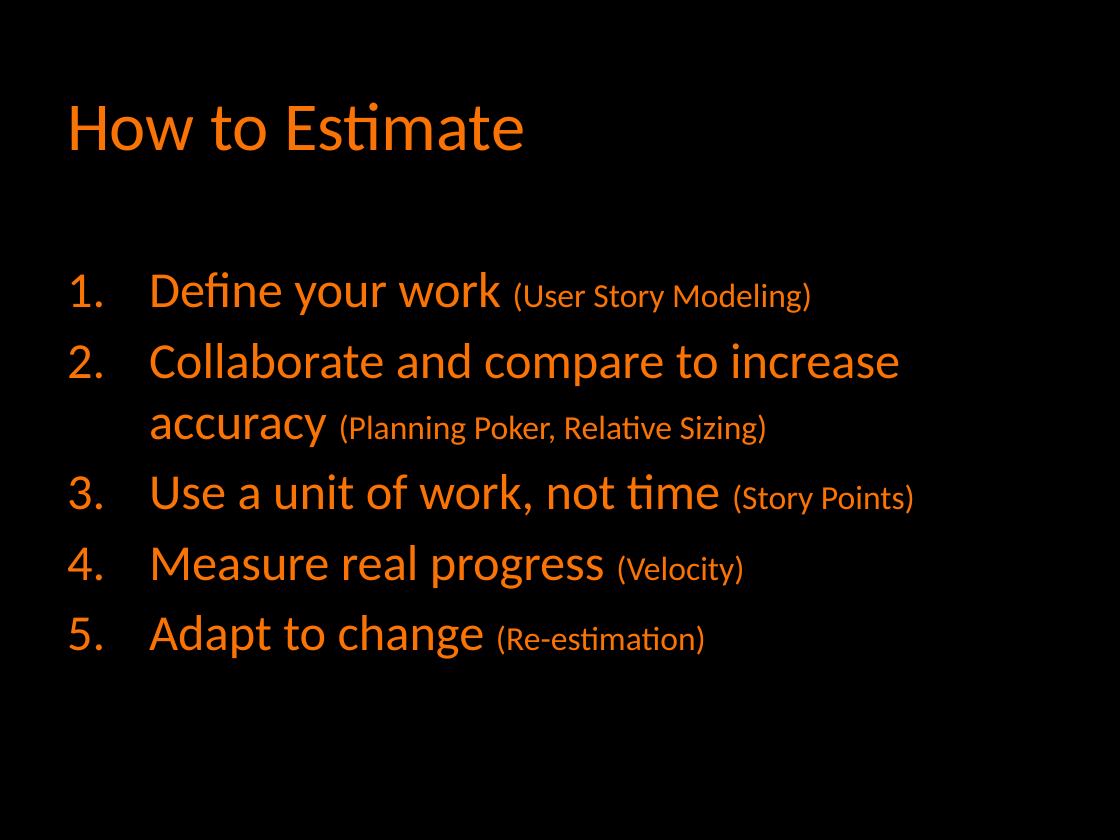
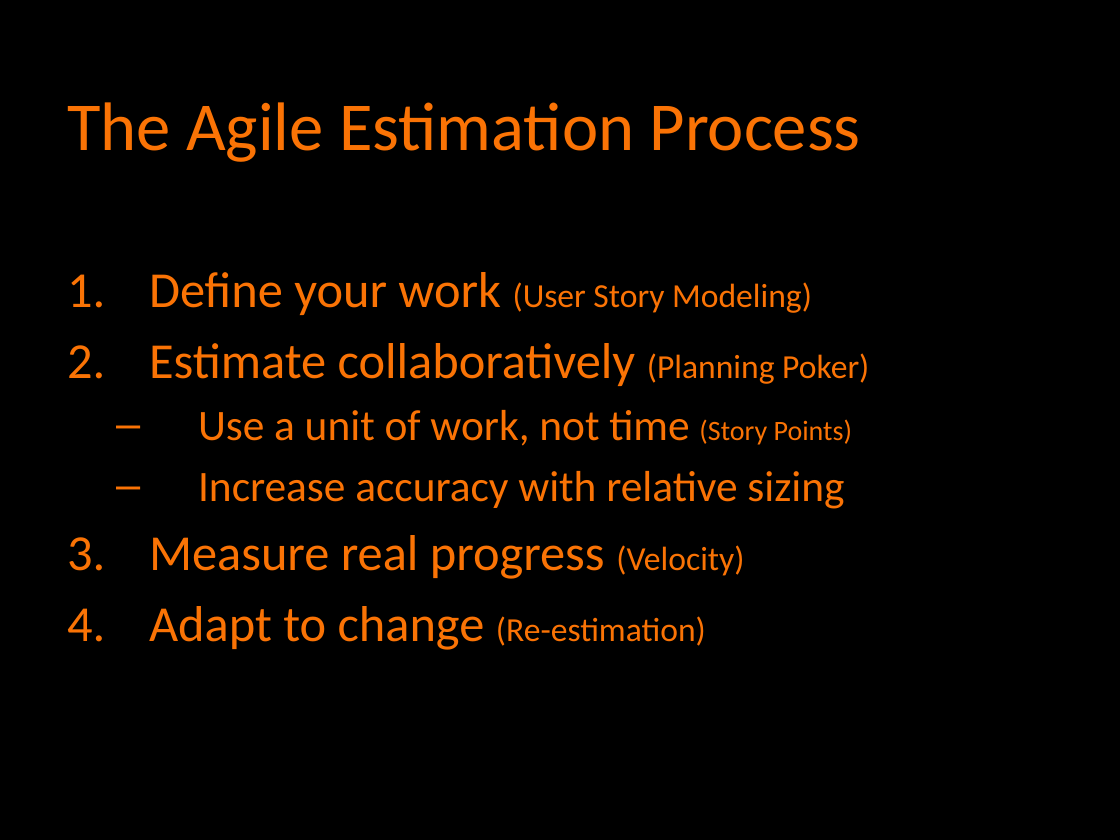
Before and after one commit to agilefire/November2010, a slide deck: slide 10 of Agile Firestarter Autumn 2010 Agile Estimation.pptx (slide 9 before the commit). Drawn at 1120x840 pixels with LibreOffice and Linux fonts; fonts in the diff are those of the drawing. Boxes give left, top, right and bottom in pixels: in the first picture for what was removed or moved away, otherwise in the second. Text is boxed around its words. In the diff, an @@ line names an element or a change of style, - is before the commit and + after.

Commit message:
Updated the estimation deck.

```diff
--- a/Agile Firestarter Autumn 2010 Agile Estimation.pptx
+++ b/Agile Firestarter Autumn 2010 Agile Estimation.pptx
@@ title at (x1=67, y1=102, x2=861, y2=162): text changed @@
-How to Estimate
+The Agile Estimation Process
@@ text at (x1=149, y1=343, x2=869, y2=386): text changed @@
-2. Collaborate and compare to increase accuracy (Planning Poker, Relative Sizing)
+2. Estimate collaboratively (Planning Poker)
@@ text at (x1=198, y1=410, x2=852, y2=446): size 36 to 31 pt in "Use a unit of work, not time"; size 24 to 20 pt in "(Story Points)"; bullet 1. to –; list level 1 to 2 in "Use a unit of work, ..." @@
@@ text at (x1=198, y1=471, x2=844, y2=509): paragraph added @@
+  – Increase accuracy with relative sizing
```
Also in this commit, not shown: 12 other slides changed, 3 slides added, 1 slide removed.
